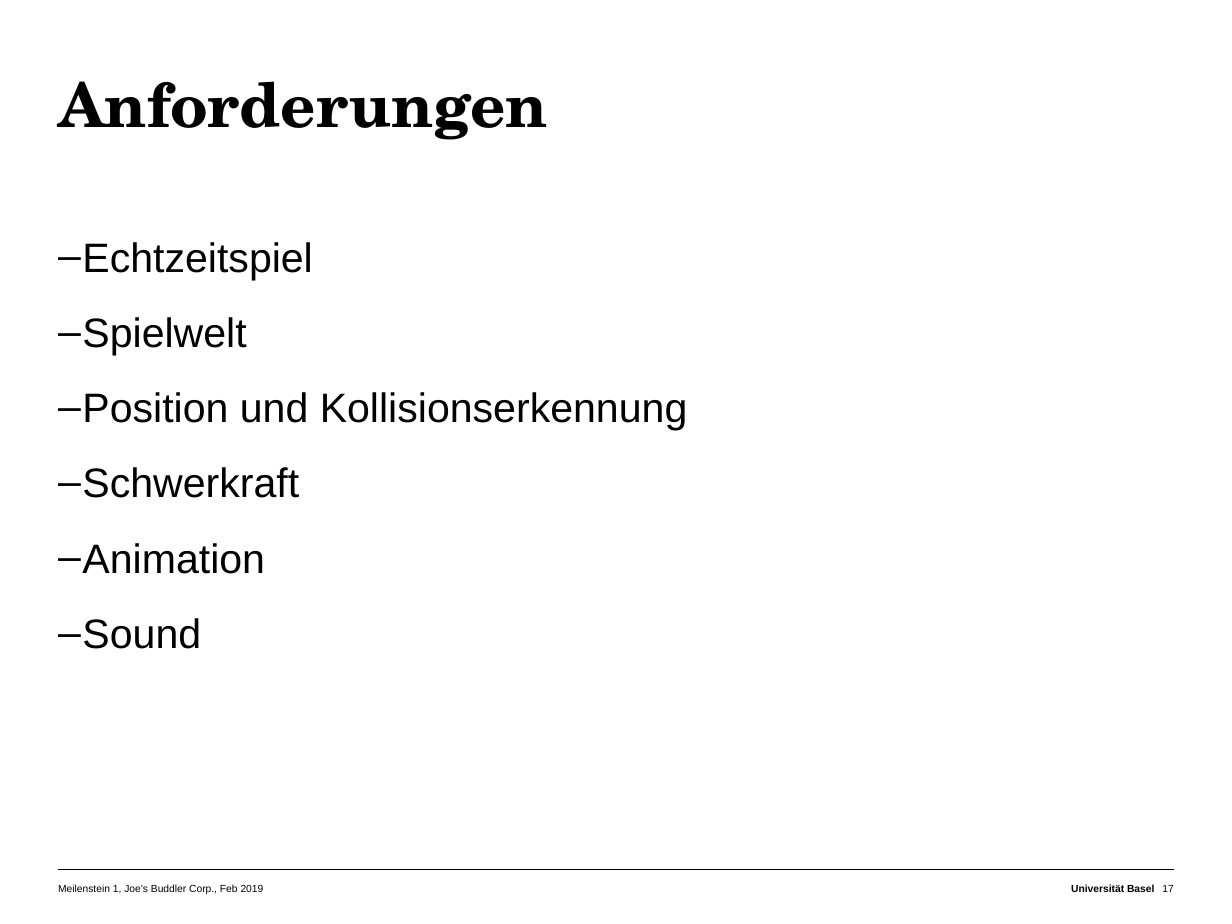
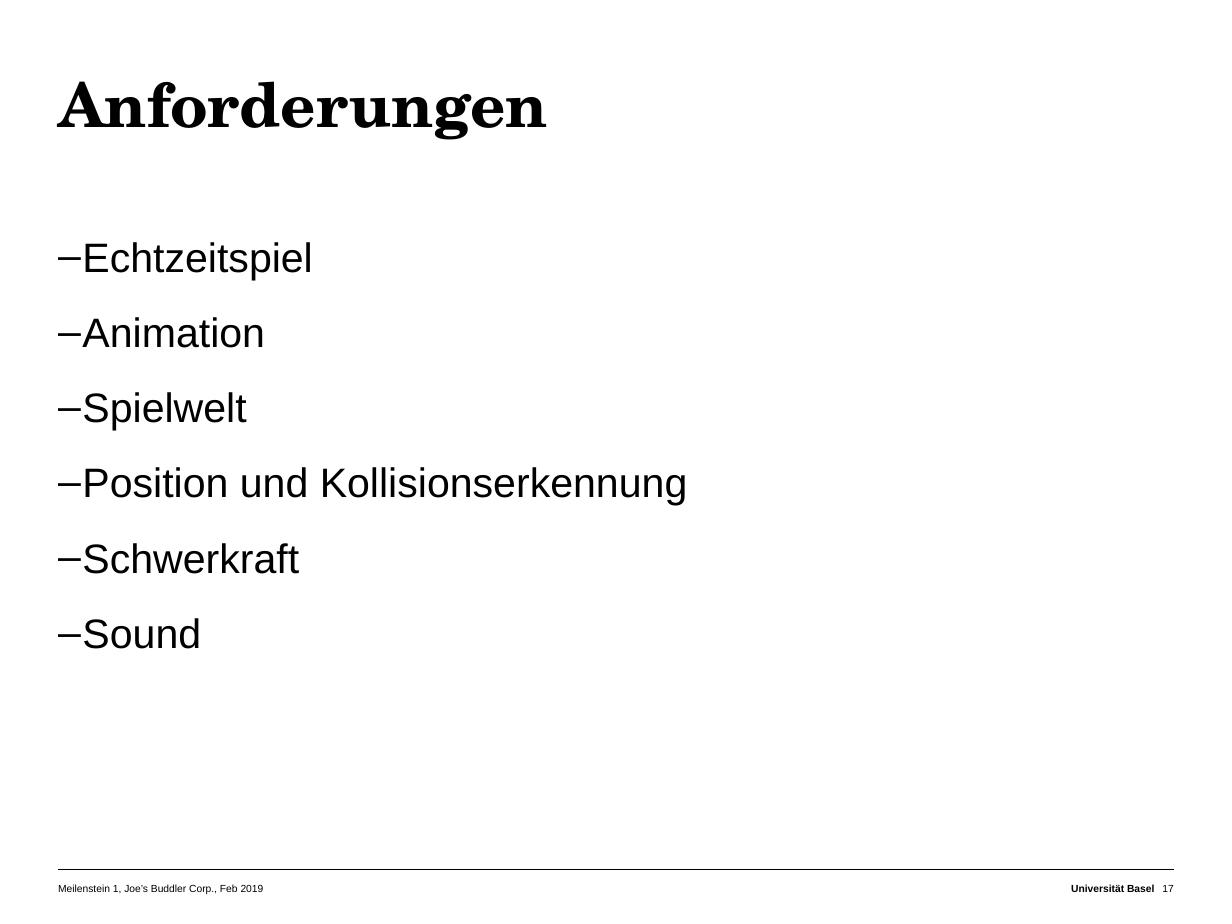
Before and after one commit to matnad/buddler-joe, a slide deck: slide 17 of Presentations/Milestone 1/Präsentation_Buddler_Joe.pptx. Drawn at 1232x924 pixels with LibreOffice and Linux fonts; fonts in the diff are those of the drawing. Boxes give left, top, right and bottom in pixels: in the first picture for what was removed or moved away, otherwise in the second. Text is boxed around its words. In the diff, an @@ line names an element or a change of style, - is before the commit and + after.

Commit message:
made some changes to my Slide

```diff
--- a/Presentations/Milestone 1/Präsentation_Buddler_Joe.pptx
+++ b/Presentations/Milestone 1/Präsentation_Buddler_Joe.pptx
@@ text at [82, 317, 265, 348]: paragraph added @@
+  – Animation
@@ text at [82, 543, 265, 574]: paragraph removed @@
-  – Animation
```
